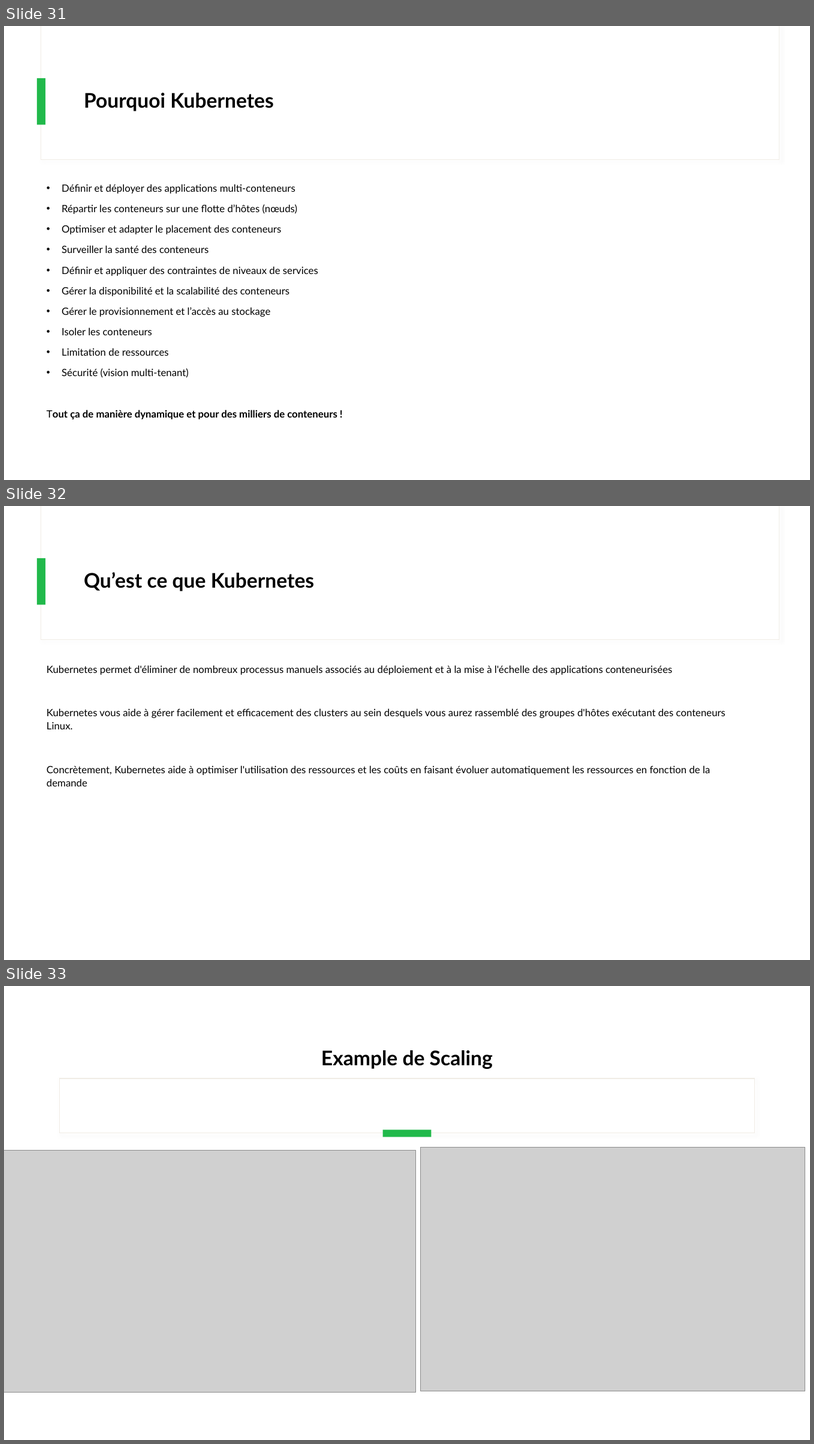
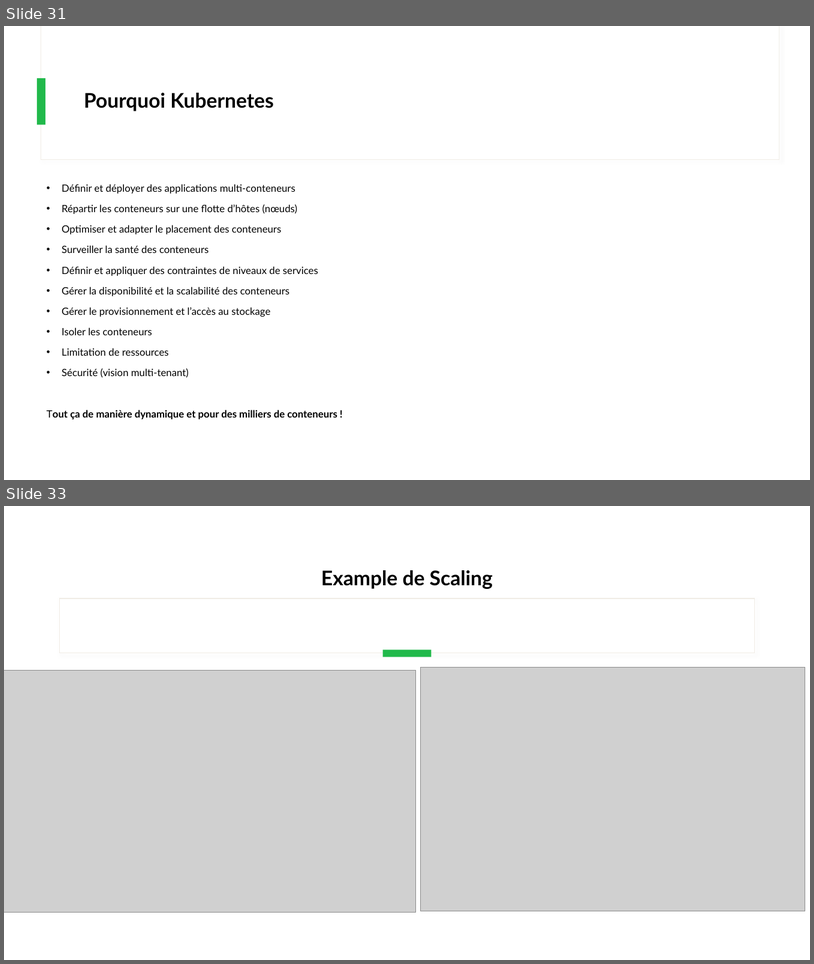
Before and after one commit to IPSSIASIDEV2/Jedy-DockerKubernetes-Formation, a slide deck: Cours/Cours.pptx. Shown one above the other, each under a label of ours: slides 31, 32 and 33 before the commit, slides 31 and 33 after it; the slides between them are not shown. The pictures are 814x1444 and 814x964 pixels, drawn with LibreOffice and Linux fonts; fonts in the diff are those of the drawing; grey boxes stand for pictures. Boxes give left, top, right and bottom in pixels: in the first picture for what was removed or moved away, otherwise in the second. Text is boxed around its words. In the diff, an @@ line names an element or a change of style, - is before the commit and + after.

Commit message:
up

```diff
--- a/Cours/Cours.pptx
+++ b/Cours/Cours.pptx
@@ slide 32 removed at [4, 506, 810, 960], background #FFFFFF; not listed: 3 template elements that a slide beside it also shows @@
@@ title removed at [84, 572, 314, 591] @@
-Qu’est ce que Kubernetes
@@ text removed at [47, 665, 726, 786] @@
-Kubernetes permet d'éliminer de nombreux processus manuels associés au déploiement et à la mise à l'échelle des applications conteneurisées
-Kubernetes vous aide à gérer facilement et efficacement des clusters au sein desquels vous aurez rassemblé des groupes d'hôtes exécutant des conteneurs Linux.
-Concrètement, Kubernetes aide à optimiser l'utilisation des ressources et les coûts en faisant évoluer automatiquement les ressources en fonction de la demande
```
Also in this commit, not shown: 1 slide changed, 2 slides added.
